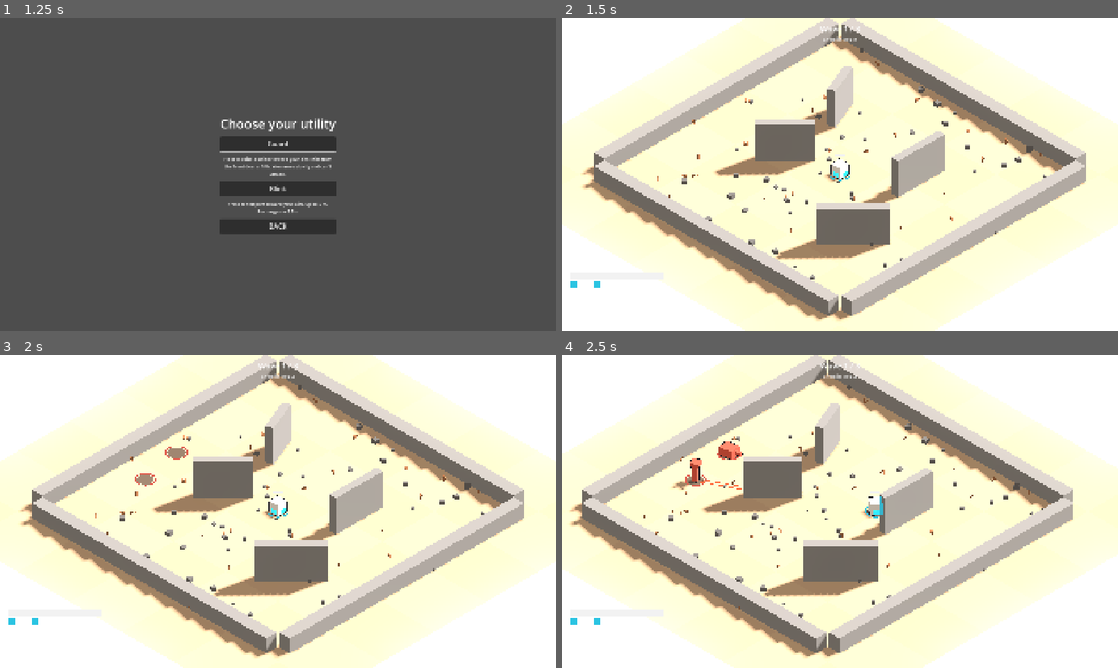
Above: before the commit, frames 1-4 (two rows, left to right).
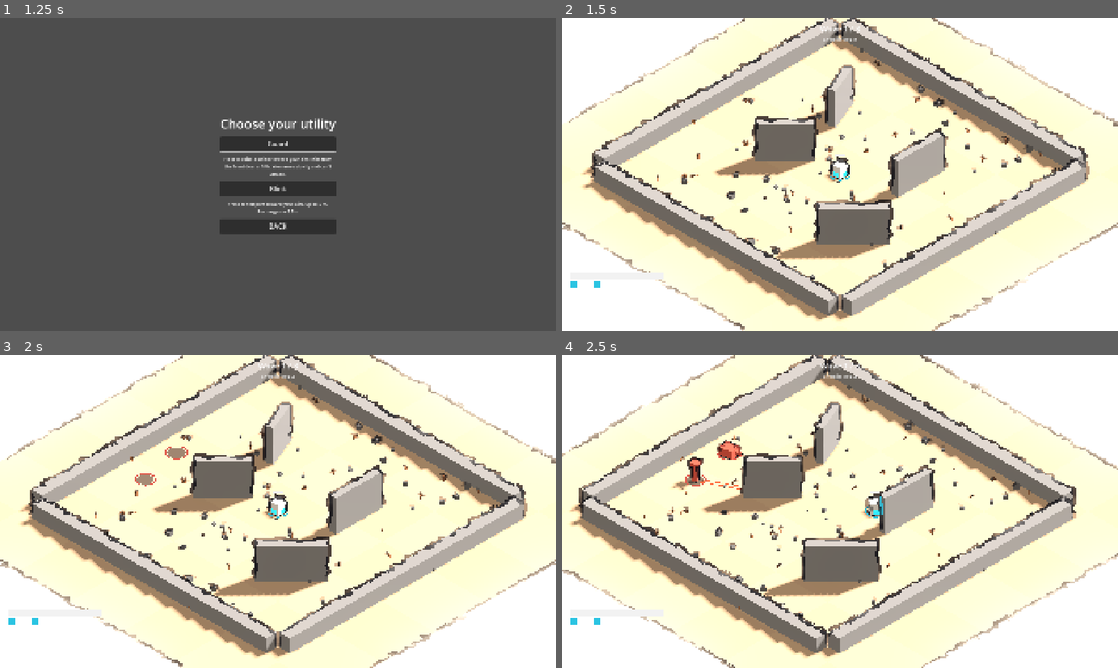
Above: after the commit, the same moments.

Repository: riusprime/zero-depth
Game: Godot game, scene res://src/app/main.tscn
Same seed, same stepped clock (60 frames per second), same inputs: the game is played once before the commit and once after it.
Inputs (mouse positions are in pixels of both pictures, inside the frame that each line leads up to):
- Up to frame 1 (1.25 s): click "PLAY" at 0.5 s
- Up to frame 2 (1.5 s): click "Guard" at 1.25 s
- Up to frame 3 (2 s): no input
- Up to frame 4 (2.5 s): tap Enter at 2, 2.1 s; move the mouse to (962, 495) at 2.02 s; hold D (move_right) from 2.03 s (still down); click (962, 495) at 2.17 s

Frame 1 is identical in both runs. In frame 2, 4.8% of the frame differs, in the area x 0-100%, y 0-100%; in frame 3, 4.8%; in frame 4, 4.8%.

Commit message:
v0.1.0 Step 7c: a thin, sketch-like ink stroke on every edge, with four styles in Options
Owner's ask: 'a light and thin black stroke to borders of things … closer to a
hand draw sketch … just the feeling'.
- InkPass: a full-screen quad on the camera finds edges in the depth buffer
  and (Forward+) the normal buffer, and blends near-black lines over them,
  ~1 px thick; drawn under telegraphs and bars so warnings stay on top;
  depth-only on the Compatibility renderer
- styles: off / ink (clean) / sketch (slight wobble and gaps; default) /
  sketch + paper (faint grain); static noise, so lines don't flicker
- Options -> Outline style; the profile value reaches the view
- scripts/shots/outlines.gd renders the same fight moment per style;
  evidence/OUTLINES.md with a labelled strip; ART_DIRECTION notes the pending
  pick
- tests: style mapping, off hides the pass, default sketch; e2e: the profile
  style reaches the view

Co-Authored-By: Claude Opus 5.5 <noreply@anthropic.com>
Claude-Session: https://claude.ai/code/session_01Ybi1y9EcEtDzJ8CFycqiNq

Diff:
--- a/locale/strings.csv
+++ b/locale/strings.csv
@@ -52,3 +52,7 @@
 CAUSE_NEEDLE,A Needle's bolts got you.,Los proyectiles de una Aguja te alcanzaron.
 CAUSE_UNKNOWN,Something got you.,Algo te alcanzó.
 UI_SHAKE,Screen shake,Vibración de pantalla
+UI_OUTLINE,Outline style,Estilo de contorno
+UI_OPT_INK,Ink,Tinta
+UI_OPT_SKETCH,Sketch,Boceto
+UI_OPT_PAPER,Sketch + paper,Boceto + papel
--- /dev/null
+++ b/scripts/shots/outlines.gd
@@ -0,0 +1,58 @@
+extends SceneTree
+## Renders the fight in one outline style (PLAN v0.1.0 Step 7c) for the owner's pick. Needs a renderer:
+##   xvfb-run -a godot --path . --audio-driver Dummy --resolution 1600x900 -s scripts/shots/outlines.gd -- style=sketch
+## Writes build/shots/<version>/outlines/<style>.png. The fight is driven by real input events, a fixed number of
+## physics ticks in, so every style shows the same moment.
+
+const SHOT_TICK := 260
+
+var _main: Main
+var _style := "sketch"
+var _frame := 0
+var _ticks := 0
+var _dir := ""
+
+
+func _initialize() -> void:
+	for arg in OS.get_cmdline_user_args():
+		if arg.begins_with("style="):
+			_style = arg.trim_prefix("style=")
+	_dir = "res://build/shots/%s/outlines/" % GameVersion.label()
+	DirAccess.make_dir_recursive_absolute(ProjectSettings.globalize_path(_dir))
+	var profile := ProfileStore.new("")
+	profile.section("settings")["outline"] = _style
+	ProfileStore.use_shared(profile)
+	_main = (load("res://src/app/main.tscn") as PackedScene).instantiate()
+	root.add_child(_main)
+
+
+func _physics_process(_delta: float) -> bool:
+	if _main.driver != null:
+		_ticks += 1
+		if _ticks == 20:
+			_key(KEY_D, true)
+		if _ticks == 70:
+			_key(KEY_D, false)
+		if _ticks == SHOT_TICK:
+			var path := _dir + _style + ".png"
+			root.get_texture().get_image().save_png(path)
+			print("outlines: ", path)
+			quit(0)
+	return false
+
+
+func _process(_delta: float) -> bool:
+	_frame += 1
+	if _frame in [8, 14]:
+		_key(KEY_ENTER, true)
+	if _frame in [9, 15]:
+		_key(KEY_ENTER, false)
+	return false
+
+
+func _key(code: Key, pressed: bool) -> void:
+	var ev := InputEventKey.new()
+	ev.physical_keycode = code
+	ev.keycode = code
+	ev.pressed = pressed
+	Input.parse_input_event(ev)
--- a/src/app/main.gd
+++ b/src/app/main.gd
@@ -140,6 +140,7 @@
 	add_child(view)
 	view.setup(driver.reader, biome.palette, StageScenario.ARENA_HALF)
 	view.rig.shake_enabled = GameSettings.get_value(profile, "shake") == "on"
+	view.ink.set_style(InkPass.style_from_setting(GameSettings.get_value(profile, "outline")))
 	var player_input := PlayerInput.new(view.rig, driver.reader)
 	player_input.name = "PlayerInput"
 	view.add_child(player_input)
--- a/src/application/game_settings.gd
+++ b/src/application/game_settings.gd
@@ -13,6 +13,7 @@
 	"volume_effects": 80,
 	"vsync": "on",
 	"shake": "on",
+	"outline": "sketch",
 	"frame_cap": "off",
 	"language": "en",
 }
--- a/src/presentation/menus/options_menu.gd
+++ b/src/presentation/menus/options_menu.gd
@@ -18,6 +18,7 @@
 	_add_choice("UI_VSYNC", "vsync", ["on", "off"])
 	_add_choice("UI_FRAME_CAP", "frame_cap", GameSettings.FRAME_CAPS)
 	_add_choice("UI_SHAKE", "shake", ["on", "off"])
+	_add_choice("UI_OUTLINE", "outline", ["off", "ink", "sketch", "paper"])
 	add_button("UI_BACK", _on_back).name = "Back"
 
 
--- /dev/null
+++ b/src/presentation/world_view/ink_pass.gd
@@ -0,0 +1,128 @@
+class_name InkPass
+extends MeshInstance3D
+## A thin, dark, hand-drawn-feeling outline on every edge (owner, 2026-10-07: "a light and thin black stroke …
+## closer to a hand draw sketch … just the feeling"). A full-screen quad in front of the camera finds edges in
+## the depth buffer (and, on Forward+, the normal buffer) and blends ink over them, so telegraphs and bars that
+## draw later stay on top. Styles: OFF, INK (clean lines), SKETCH (lines wobble and break a little),
+## PAPER (sketch plus a faint paper grain). Static noise: the lines don't flicker.
+
+enum Style { OFF, INK, SKETCH, PAPER }
+
+const STYLE_NAMES := {
+	"off": Style.OFF, "ink": Style.INK, "sketch": Style.SKETCH, "paper": Style.PAPER
+}
+
+const SHADER := """
+shader_type spatial;
+render_mode unshaded, depth_draw_never, depth_test_disabled, cull_disabled, fog_disabled, shadows_disabled;
+
+uniform sampler2D depth_tex : hint_depth_texture, filter_nearest;
+%s
+uniform int style = 2;
+uniform vec4 ink : source_color = vec4(0.06, 0.06, 0.08, 1.0);
+uniform float thickness = 1.0;
+uniform float depth_threshold = 0.12;
+uniform float normal_threshold = 0.35;
+uniform float strength = 0.8;
+uniform float wobble_px = 1.3;
+uniform float breakup = 0.45;
+uniform float paper = 0.12;
+
+float hash(vec2 p) {
+	return fract(sin(dot(p, vec2(127.1, 311.7))) * 43758.5453);
+}
+
+float vnoise(vec2 p) {
+	vec2 i = floor(p);
+	vec2 f = fract(p);
+	f = f * f * (3.0 - 2.0 * f);
+	return mix(mix(hash(i), hash(i + vec2(1.0, 0.0)), f.x), mix(hash(i + vec2(0.0, 1.0)), hash(i + vec2(1.0)), f.x), f.y);
+}
+
+float view_z(vec2 uv, mat4 inv_proj) {
+	float d = texture(depth_tex, uv).r;
+	vec4 v = inv_proj * vec4(uv * 2.0 - 1.0, d, 1.0);
+	return -v.z / v.w;
+}
+
+%s
+
+void vertex() {
+	POSITION = vec4(VERTEX.xy, 1.0, 1.0);
+}
+
+void fragment() {
+	vec2 px = 1.0 / VIEWPORT_SIZE;
+	vec2 uv = SCREEN_UV;
+	if (style >= 2) {
+		vec2 n = vec2(vnoise(uv * vec2(90.0, 55.0)), vnoise(uv * vec2(55.0, 90.0) + 7.3)) - 0.5;
+		uv += n * 2.0 * wobble_px * px;
+	}
+	vec2 o = px * thickness;
+	float zc = view_z(uv, INV_PROJECTION_MATRIX);
+	float dz = 0.0;
+	dz = max(dz, abs(zc - view_z(uv + vec2(o.x, 0.0), INV_PROJECTION_MATRIX)));
+	dz = max(dz, abs(zc - view_z(uv - vec2(o.x, 0.0), INV_PROJECTION_MATRIX)));
+	dz = max(dz, abs(zc - view_z(uv + vec2(0.0, o.y), INV_PROJECTION_MATRIX)));
+	dz = max(dz, abs(zc - view_z(uv - vec2(0.0, o.y), INV_PROJECTION_MATRIX)));
+	float edge = smoothstep(depth_threshold, depth_threshold * 2.5, dz);
+	edge = max(edge, normal_edge(uv, o));
+	if (style >= 2) {
+		float b = vnoise(uv * vec2(38.0, 38.0) + 3.1);
+		edge *= mix(1.0, smoothstep(0.15, 0.65, b), breakup);
+	}
+	float a = edge * strength;
+	if (style == 3) {
+		float grain = vnoise(uv * vec2(520.0, 300.0)) * 0.6 + vnoise(uv * vec2(120.0, 70.0)) * 0.4;
+		a = max(a, paper * grain);
+	}
+	ALBEDO = ink.rgb;
+	ALPHA = clamp(a, 0.0, 1.0) * ink.a;
+}
+"""
+
+const NORMALS_UNIFORM := "uniform sampler2D normal_tex : hint_normal_roughness_texture, filter_nearest;"
+const NORMALS_FN := """
+float normal_edge(vec2 uv, vec2 o) {
+	vec3 nc = texture(normal_tex, uv).xyz * 2.0 - 1.0;
+	float m = 1.0;
+	m = min(m, dot(nc, texture(normal_tex, uv + vec2(o.x, 0.0)).xyz * 2.0 - 1.0));
+	m = min(m, dot(nc, texture(normal_tex, uv + vec2(0.0, o.y)).xyz * 2.0 - 1.0));
+	return smoothstep(normal_threshold, normal_threshold + 0.25, 1.0 - m);
+}
+"""
+## The Compatibility renderer has no normal buffer: silhouettes from depth only.
+const DEPTH_ONLY_FN := "float normal_edge(vec2 uv, vec2 o) { return 0.0; }"
+
+var style := Style.SKETCH
+var _mat := ShaderMaterial.new()
+
+
+func _init() -> void:
+	name = "InkPass"
+	var quad := QuadMesh.new()
+	quad.size = Vector2(2, 2)
+	quad.flip_faces = true
+	mesh = quad
+	cast_shadow = GeometryInstance3D.SHADOW_CASTING_SETTING_OFF
+	extra_cull_margin = 16384.0
+	physics_interpolation_mode = Node.PHYSICS_INTERPOLATION_MODE_OFF
+	var forward := RenderingServer.get_current_rendering_method() == "forward_plus"
+	var shader := Shader.new()
+	shader.code = (
+		SHADER % [NORMALS_UNIFORM if forward else "", NORMALS_FN if forward else DEPTH_ONLY_FN]
+	)
+	_mat.shader = shader
+	_mat.render_priority = 100
+	material_override = _mat
+	set_style(style)
+
+
+func set_style(s: int) -> void:
+	style = s
+	visible = s != Style.OFF
+	_mat.set_shader_parameter("style", s)
+
+
+static func style_from_setting(value: String) -> int:
+	return STYLE_NAMES.get(value, Style.SKETCH)
--- a/src/presentation/world_view/world_view_root.gd
+++ b/src/presentation/world_view/world_view_root.gd
@@ -10,6 +10,7 @@
 var utility := UtilityView.new()
 var telegraphs := TelegraphViews.new()
 var hit_feel: HitFeel
+var ink := InkPass.new()
 var rig := IsoRig.new()
 var occlusion_enabled := true
 
@@ -23,6 +24,8 @@
 	add_child(kit)
 	add_child(utility)
 	add_child(rig)
+	rig.camera.add_child(ink)
+	ink.position = Vector3(0, 0, -1)
 	hit_feel = HitFeel.new(actors, rig)
 	add_child(hit_feel)
 	stage.build(reader, palette, arena_half)
--- a/tests/e2e/test_e2e_shake_option.gd
+++ b/tests/e2e/test_e2e_shake_option.gd
@@ -1,5 +1,5 @@
 extends GutTest
-## The shake option reaches the camera (PLAN v0.1.0 Step 6).
+## The shake and outline options reach the view (PLAN v0.1.0 Steps 6, 7c).
 
 
 func test_shake_off_in_the_profile_turns_the_camera_shake_off() -> void:
@@ -16,3 +16,13 @@
 	var main: Main = await e.boot()
 	await e.start_from_menu()
 	assert_true(main.view.rig.shake_enabled)
+
+
+func test_the_outline_style_from_the_profile_reaches_the_view() -> void:
+	var profile := ProfileStore.new("")
+	profile.section("settings")["outline"] = "ink"
+	var e := E2e.new(self)
+	var main: Main = await e.boot(profile)
+	await e.start_from_menu()
+	assert_eq(main.view.ink.style, InkPass.Style.INK)
+	assert_true(main.view.ink.visible)
--- /dev/null
+++ b/tests/unit/presentation/test_ink_pass.gd
@@ -0,0 +1,27 @@
+extends GutTest
+## The sketch outline pass (PLAN v0.1.0 Step 7c): the Options value picks the style; OFF hides it.
+
+
+func test_settings_map_to_styles() -> void:
+	assert_eq(InkPass.style_from_setting("off"), InkPass.Style.OFF)
+	assert_eq(InkPass.style_from_setting("ink"), InkPass.Style.INK)
+	assert_eq(InkPass.style_from_setting("sketch"), InkPass.Style.SKETCH)
+	assert_eq(InkPass.style_from_setting("paper"), InkPass.Style.PAPER)
+	assert_eq(
+		InkPass.style_from_setting("nonsense"), InkPass.Style.SKETCH, "unknown values fall back"
+	)
+
+
+func test_off_hides_the_pass_and_the_shader_compiles() -> void:
+	var ink := InkPass.new()
+	add_child_autofree(ink)
+	ink.set_style(InkPass.Style.OFF)
+	assert_false(ink.visible)
+	ink.set_style(InkPass.Style.PAPER)
+	assert_true(ink.visible)
+	var shader: Shader = (ink.material_override as ShaderMaterial).shader
+	assert_true(shader.code.contains("hint_depth_texture"))
+
+
+func test_sketch_is_the_default_setting() -> void:
+	assert_eq(GameSettings.DEFAULTS["outline"], "sketch")
Binary file added: docs/roadmap/v0.1.0/evidence/outlines_strip.png
Binary file changed: locale/strings.en.translation
Binary file changed: locale/strings.es.translation
Not shown, added: scripts/shots/outlines.gd.uid
Not shown, added: src/presentation/world_view/ink_pass.gd.uid
Not shown, added: tests/unit/presentation/test_ink_pass.gd.uid
Not shown, changed: docs/art/ART_DIRECTION.md
Not shown, changed: docs/roadmap/v0.1.0/PROGRESS.md
Not shown, added: docs/roadmap/v0.1.0/evidence/OUTLINES.md
